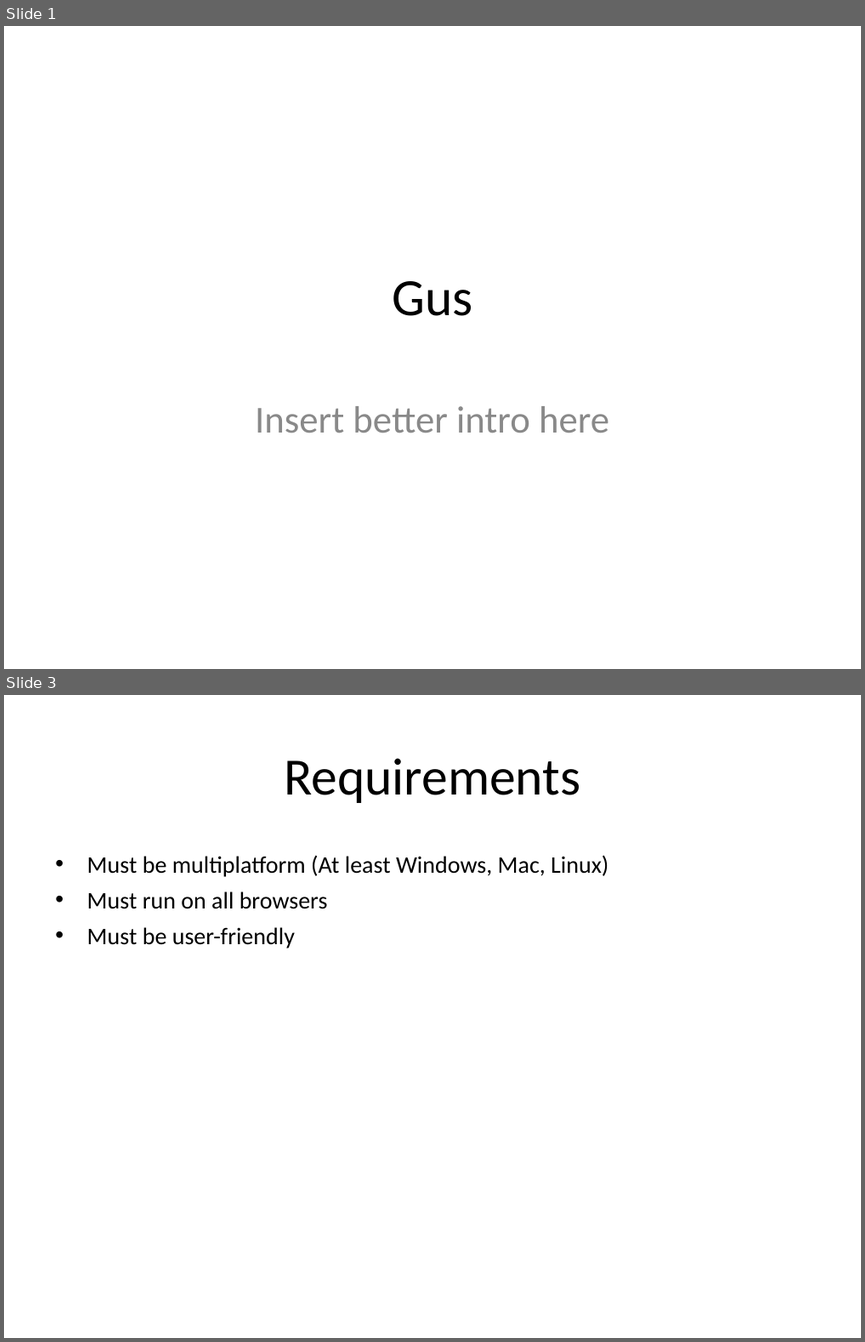
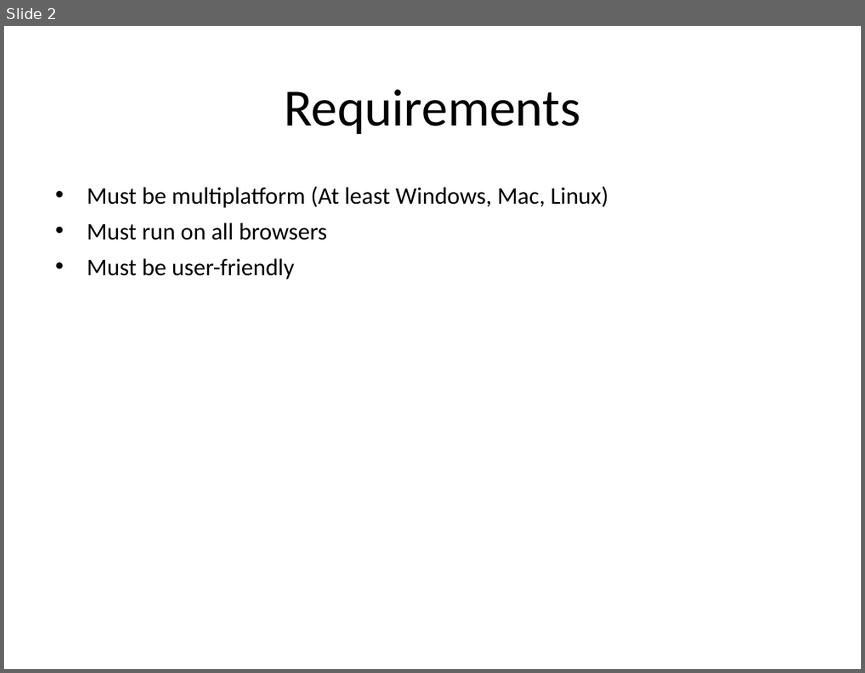
Before and after one commit to msolomon/gus, a slide deck: php/Gus.ppt. Shown one above the other, each under a label of ours: slides 1 and 3 before the commit, slide 2 after it; the slides between them are not shown. The pictures are 865x1342 and 865x673 pixels, drawn with LibreOffice and Linux fonts; fonts in the diff are those of the drawing. Boxes give left, top, right and bottom in pixels: in the first picture for what was removed or moved away, otherwise in the second. Text is boxed around its words. In the diff, an @@ line names an element or a change of style, - is before the commit and + after.

```diff
--- a/php/Gus.ppt
+++ b/php/Gus.ppt
@@ slide 1 removed at bbox=[4, 26, 861, 669], background #FFFFFF @@
@@ text removed at bbox=[392, 281, 472, 316] @@
-Gus
@@ text removed at bbox=[255, 406, 609, 432] @@
-Insert better intro here
@@ what was slide 3 is now slide 2 @@
```
Also in this commit, not shown: 1 slide changed, 16 slides added, 4 other slides removed, 5 other files.
